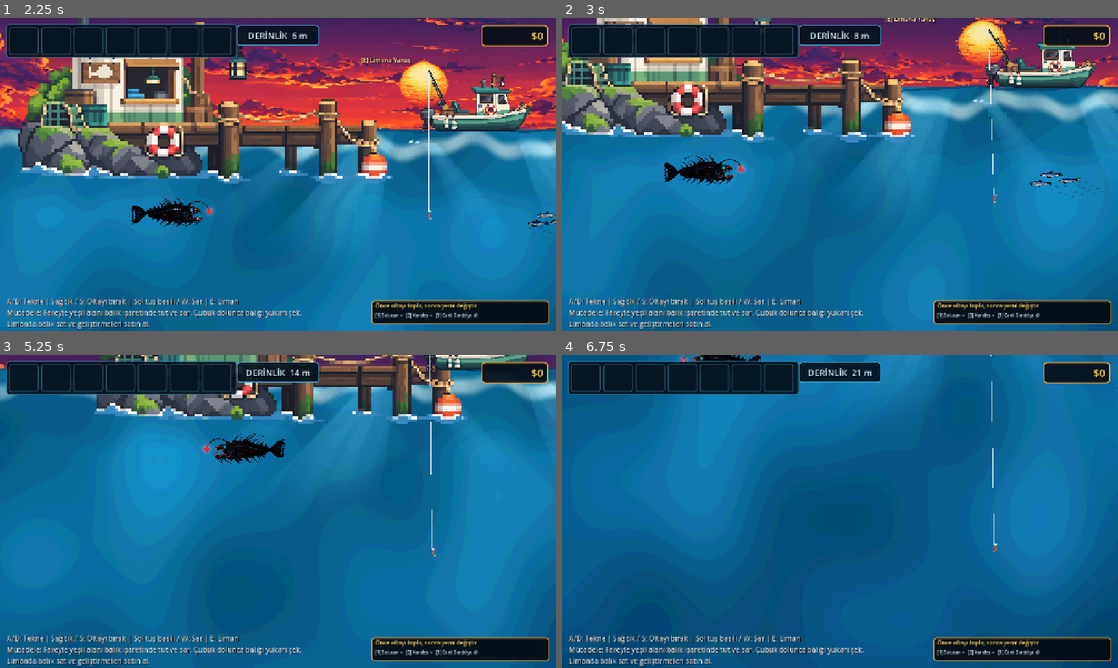
Above: before the commit, frames 1-4 (two rows, left to right).
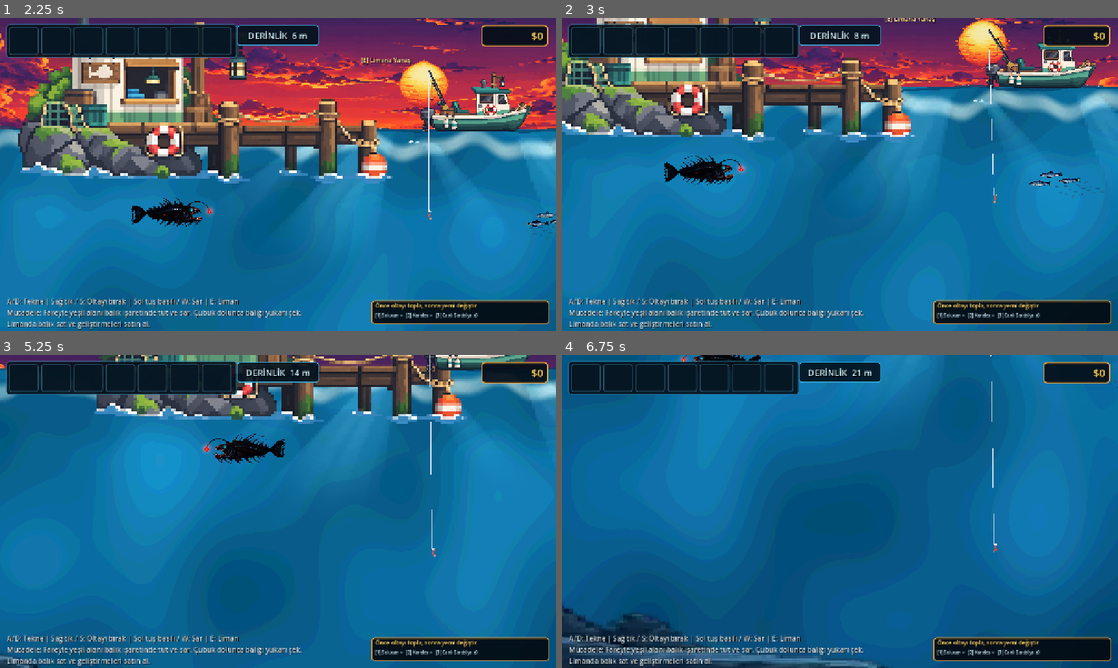
Above: after the commit, the same moments.

Repository: mirackayademir/TinyFisher
Game: Godot game, scene res://scenes/world.tscn
Two runs of this game, one before a commit and one after it. Both use one fixed random seed, a clock stepped at 60 frames per second and the inputs below.
Inputs (mouse positions are in pixels of both pictures, inside the frame that each line leads up to):
- Up to frame 1 (2.25 s): tap Enter at 0.5 s; move the mouse to (400, 158) at 0.52 s; hold D (move_right) 0.53-1.28 s; tap E (dock) at 0.6 s; click (400, 158) at 0.67 s; move the mouse to (166, 190) at 1.27 s; hold S 1.28-2.03 s; tap 1 at 1.35 s; move the mouse to (333, 105) at 2.02 s; hold D (move_right) from 2.03 s (still down); tap 2 at 2.1 s
- Up to frame 2 (3 s): move the mouse to (812, 237) at 2.77 s; release D (move_right) at 2.78 s; hold W from 2.78 s (still down); tap 3 at 2.85 s; click (812, 237) at 2.92 s
- Up to frame 3 (5.25 s): move the mouse to (444, 558) at 3.52 s; release W at 3.53 s; hold A (move_left) 3.53-5.03 s; tap E (dock) at 3.6 s; move the mouse to (111, 464) at 4.27 s; tap 1 at 4.35 s; move the mouse to (305, 511) at 5.02 s; hold S from 5.03 s (still down); tap 2 at 5.1 s; click (305, 511) at 5.17 s
- Up to frame 4 (6.75 s): move the mouse to (756, 433) at 5.77 s; release S at 5.78 s; hold D (move_right) 5.78-6.53 s; tap 3 at 5.85 s; move the mouse to (962, 495) at 6.52 s; hold W from 6.53 s (still down); tap E (dock) at 6.6 s

Frame 1 is identical in both runs. In frame 2, less than 0.1% of the frame differs, in the area x 84-93%, y 49-54%; in frame 3, 0.2%; in frame 4, 4.1%, in the area x 0-59%, y 79-100%.

Commit message:
Use verified canyon chunks and exact 20-100m fit

Diff:
--- a/scenes/underwater_terrain_runtime.gd
+++ b/scenes/underwater_terrain_runtime.gd
@@ -1,23 +1,37 @@
 extends Node
 
-# Accepted 20-100 m canyon. Art is rebuilt from repo-safe WebP base64 chunks.
+# Accepted 20-100 m canyon. Art is rebuilt from verified repo-safe WebP base64 chunks.
 const TERRAIN_NODE_NAME := "UnderwaterCanyonTerrain20To100"
-const LAYOUT_VERSION := 14
+const LAYOUT_VERSION := 15
 const TOP_M := 20.0
 const BOTTOM_M := 100.0
 const SOURCE_SIZE := Vector2(965.0, 722.0)
 const EXPECTED_B64 := 74540
 const EXPECTED_BYTES := 55904
 const EXPECTED_SHA256 := "44d51db26db819b7ca6c950bf4cc67b1074a41da859272337ef1a2b2763395f4"
-const DATA_PARTS := [
+
+# Every chunk below was verified against the accepted canyon source.
+const DATA_PARTS: Array[String] = [
 	"res://assets/environment/terrain/runtime_data/canyon_20_100_part0.txt",
 	"res://assets/environment/terrain/runtime_data/canyon_20_100_part1.txt",
-	"res://assets/environment/terrain/runtime_data/canyon_20_100_part2.txt",
-	"res://assets/environment/terrain/runtime_data/canyon_20_100_part3.txt",
-	"res://assets/environment/terrain/runtime_data/canyon_20_100_part4.txt",
-	"res://assets/environment/terrain/runtime_data/canyon_20_100_part5.txt",
+	"res://assets/environment/terrain/runtime_data/canyon_20_100_part2a.txt",
+	"res://assets/environment/terrain/runtime_data/canyon_20_100_part2b.txt",
+	"res://assets/environment/terrain/runtime_data/canyon_20_100_part2c.txt",
+	"res://assets/environment/terrain/runtime_data/canyon_20_100_part3a.txt",
+	"res://assets/environment/terrain/runtime_data/canyon_20_100_part3b.txt",
+	"res://assets/environment/terrain/runtime_data/canyon_20_100_part3c.txt",
+	"res://assets/environment/terrain/runtime_data/canyon_20_100_part4a.txt",
+	"res://assets/environment/terrain/runtime_data/canyon_20_100_part4b.txt",
+	"res://assets/environment/terrain/runtime_data/canyon_20_100_part4c.txt",
+	"res://assets/environment/terrain/runtime_data/canyon_20_100_part5a.txt",
+	"res://assets/environment/terrain/runtime_data/canyon_20_100_part5b0.txt",
+	"res://assets/environment/terrain/runtime_data/canyon_20_100_part5b1.txt",
+	"res://assets/environment/terrain/runtime_data/canyon_20_100_part5b2.txt",
+	"res://assets/environment/terrain/runtime_data/canyon_20_100_part5b3.txt",
+	"res://assets/environment/terrain/runtime_data/canyon_20_100_part5c.txt",
 	"res://assets/environment/terrain/runtime_data/canyon_20_100_part6.txt"
 ]
+
 const FALLBACK_LEFT := -1000.0
 const FALLBACK_RIGHT := 11000.0
 const FALLBACK_PPM := 34.5
@@ -33,7 +47,7 @@
 
 func _ready() -> void:
 	process_mode = Node.PROCESS_MODE_ALWAYS
-	print("UNDERWATER TERRAIN V14: VERIFIED CANYON DATA / EXACT WORLD FIT")
+	print("UNDERWATER TERRAIN V15: VERIFIED CANYON DATA / EXACT WORLD FIT")
 
 
 func _process(_delta: float) -> void:
@@ -41,14 +55,17 @@
 	if scene == null:
 		_reset()
 		return
+
 	if scene.get_instance_id() != _scene_id:
 		_scene_id = scene.get_instance_id()
 		_world = scene as Node2D
 		_root = null
 		_sprite = null
 		_attempted = false
+
 	if _world == null:
 		return
+
 	_ensure_terrain()
 	_fit_to_world()
 
@@ -66,12 +83,13 @@
 		return
 	if _attempted:
 		return
+
 	_attempted = true
 	_remove_old_terrain()
 
 	var texture := _build_texture()
 	if texture == null:
-		push_error("UNDERWATER TERRAIN V14: canyon texture build failed")
+		push_error("UNDERWATER TERRAIN V15: canyon texture build failed")
 		return
 
 	_root = Node2D.new()
@@ -88,6 +106,7 @@
 	_sprite.name = "AcceptedCanyonSprite"
 	_sprite.texture = texture
 	_sprite.centered = false
+	_sprite.position = Vector2.ZERO
 	_sprite.texture_filter = CanvasItem.TEXTURE_FILTER_NEAREST
 	_root.add_child(_sprite)
 	_fit_to_world()
@@ -95,67 +114,81 @@
 	var bounds := _world_bounds()
 	var y20 := _depth_y(TOP_M)
 	var y100 := _depth_y(BOTTOM_M)
-	print("UNDERWATER TERRAIN V14 OK | x=", bounds.x, "..", bounds.y,
-		" | y20=", y20, " | y100=", y100,
+	print(
+		"UNDERWATER TERRAIN V15 OK | x=", bounds.x, "..", bounds.y,
+		" | width=", bounds.y - bounds.x,
+		" | y20=", y20,
+		" | y100=", y100,
+		" | height=", y100 - y20,
 		" | scale=", Vector2((bounds.y - bounds.x) / SOURCE_SIZE.x, (y100 - y20) / SOURCE_SIZE.y),
-		" | bytes=", EXPECTED_BYTES, " SHA256=OK | z=", TERRAIN_Z,
-		" | collision=OFF | camera_lock=OFF")
+		" | bytes=", EXPECTED_BYTES, " | SHA256=OK | z=", TERRAIN_Z,
+		" | collision=OFF | camera_lock=OFF"
+	)
 
 
 func _build_texture() -> Texture2D:
 	var encoded := ""
+
 	for path: String in DATA_PARTS:
 		if not FileAccess.file_exists(path):
-			push_error("UNDERWATER TERRAIN V14 missing: " + path)
+			push_error("UNDERWATER TERRAIN V15 missing: " + path)
 			return null
 		var file := FileAccess.open(path, FileAccess.READ)
 		if file == null:
-			push_error("UNDERWATER TERRAIN V14 cannot open: " + path)
+			push_error("UNDERWATER TERRAIN V15 cannot open: " + path)
 			return null
 		encoded += file.get_as_text().strip_edges()
 
 	if encoded.length() != EXPECTED_B64:
-		push_error("UNDERWATER TERRAIN V14 base64 mismatch: " + str(encoded.length()))
-		return null
+		push_error("UNDERWATER TERRAIN V15 base64 mismatch: " + str(encoded.length()))
+		return null
+
 	var bytes := Marshalls.base64_to_raw(encoded)
 	if bytes.size() != EXPECTED_BYTES:
-		push_error("UNDERWATER TERRAIN V14 byte mismatch: " + str(bytes.size()))
+		push_error("UNDERWATER TERRAIN V15 byte mismatch: " + str(bytes.size()))
 		return null
 
 	var hashing := HashingContext.new()
 	if hashing.start(HashingContext.HASH_SHA256) != OK:
-		push_error("UNDERWATER TERRAIN V14 SHA256 init failed")
+		push_error("UNDERWATER TERRAIN V15 SHA256 init failed")
 		return null
 	hashing.update(bytes)
-	if hashing.finish().hex_encode() != EXPECTED_SHA256:
-		push_error("UNDERWATER TERRAIN V14 SHA256 mismatch")
+	var actual_sha := hashing.finish().hex_encode()
+	if actual_sha != EXPECTED_SHA256:
+		push_error("UNDERWATER TERRAIN V15 SHA256 mismatch: " + actual_sha)
 		return null
 
 	var image := Image.new()
 	var err := image.load_webp_from_buffer(bytes)
 	if err != OK:
-		push_error("UNDERWATER TERRAIN V14 WebP decode failed: " + str(err))
+		push_error("UNDERWATER TERRAIN V15 WebP decode failed: " + str(err))
 		return null
 	if Vector2(image.get_width(), image.get_height()) != SOURCE_SIZE:
-		push_error("UNDERWATER TERRAIN V14 image size mismatch: " + str(image.get_size()))
-		return null
+		push_error("UNDERWATER TERRAIN V15 image size mismatch: " + str(image.get_size()))
+		return null
+
 	return ImageTexture.create_from_image(image)
 
 
 func _fit_to_world() -> void:
 	if not is_instance_valid(_root) or not is_instance_valid(_sprite) or _world == null:
 		return
+
 	var bounds := _world_bounds()
 	var width := maxf(bounds.y - bounds.x, 1.0)
 	var y20 := _depth_y(TOP_M)
 	var y100 := _depth_y(BOTTOM_M)
 	var height := maxf(y100 - y20, 1.0)
+
+	# Exact fit from map and depth math; camera coordinates are never used.
 	_root.global_position = Vector2(bounds.x, y20)
 	_root.scale = Vector2(width / SOURCE_SIZE.x, height / SOURCE_SIZE.y)
 	_root.set_meta("map_left_x", bounds.x)
 	_root.set_meta("map_right_x", bounds.y)
 	_root.set_meta("world_y_20m", y20)
 	_root.set_meta("world_y_100m", y100)
+	_root.set_meta("scale_x", width / SOURCE_SIZE.x)
+	_root.set_meta("scale_y", height / SOURCE_SIZE.y)
 
 
 func _world_bounds() -> Vector2:
@@ -182,6 +215,7 @@
 	var hook := _world.get_node_or_null("Boat/Hook") as Node2D
 	if boat == null or hook == null:
 		return FALLBACK_ZERO_Y
+
 	var start_y := hook.position.y
 	var stored = hook.get("start_position")
 	if stored is Vector2:
@@ -207,9 +241,14 @@
 
 
 func _remove_old_terrain() -> void:
-	var names := ["UnderwaterReefTerrain20To100", "UnderwaterTerrainFoundation", TERRAIN_NODE_NAME]
+	var names: Array[String] = [
+		"UnderwaterReefTerrain20To100",
+		"UnderwaterTerrainFoundation",
+		TERRAIN_NODE_NAME
+	]
 	for terrain_name: String in names:
 		_remove_node(_world.get_node_or_null(terrain_name))
+
 	var layer := _world.get_node_or_null("EnvironmentLayers/UnderwaterLayers/BackgroundDecorLayer")
 	if layer != null:
 		for terrain_name: String in names:
